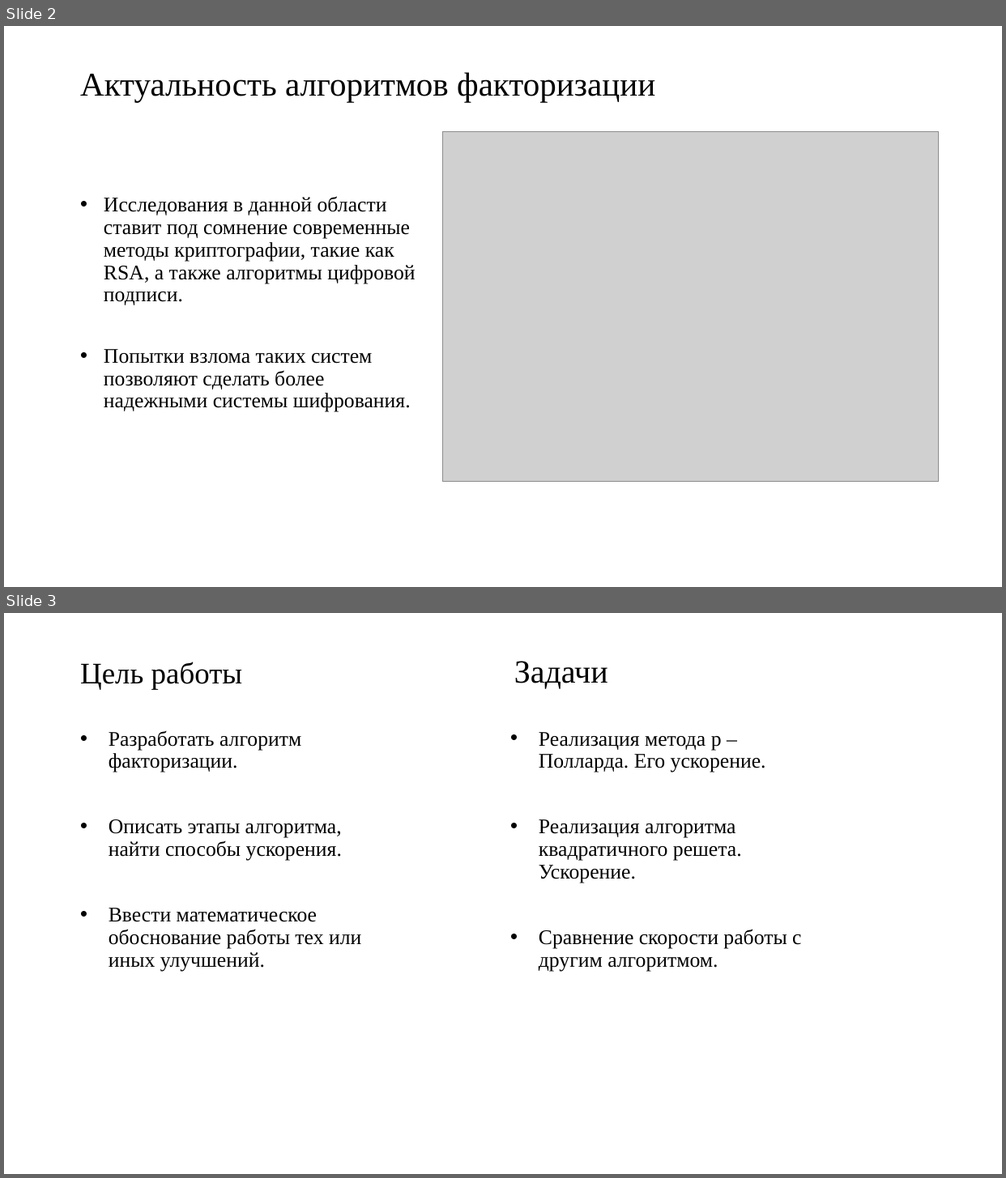
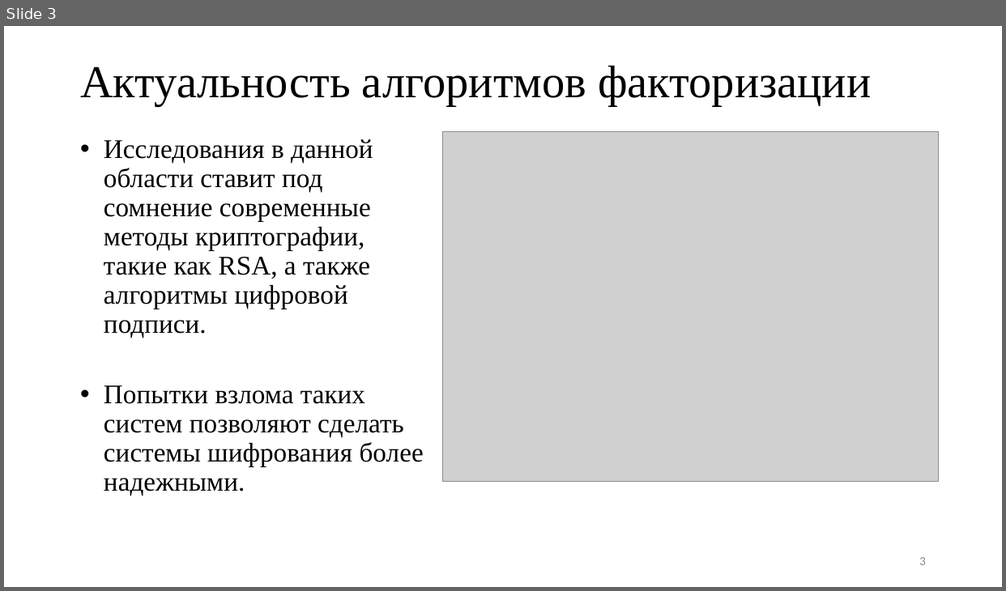
Before and after one commit to pagamov/VKR, a slide deck: Гамов Павел Диплом.pptx. Shown one above the other, each under a label of ours: slides 2 and 3 before the commit, slide 3 after it. The pictures are 1006x1178 and 1006x591 pixels, drawn with LibreOffice and Linux fonts; fonts in the diff are those of the drawing; grey boxes stand for pictures. Boxes give left, top, right and bottom in pixels: in the first picture for what was removed or moved away, otherwise in the second. Text is boxed around its words. In the diff, an @@ line names an element or a change of style, - is before the commit and + after.

```diff
--- a/Гамов Павел Диплом.pptx
+++ b/Гамов Павел Диплом.pptx
@@ slide 3 removed at [4, 613, 1002, 1174], background #FFFFFF @@
@@ text removed at [514, 661, 608, 689] @@
-Задачи
@@ title removed at [80, 662, 243, 689] @@
-Цель работы
@@ text removed at [108, 731, 361, 971] @@
-• Разработать алгоритм факторизации.
-• Описать этапы алгоритма, найти способы ускорения.
-• Ввести математическое обоснование работы тех или иных улучшений.
@@ text removed at [539, 732, 801, 971] @@
-• Реализация метода p – Полларда. Его ускорение.
-• Реализация алгоритма квадратичного решета. Ускорение.
-• Сравнение скорости работы с другим алгоритмом.
@@ what was slide 2 is now slide 3 @@
@@ slide 3 changed as well @@
@@ title "Актуальность алгоритмов факторизации": place and size @@
-title "Актуальность алгоритмов факторизации" at [80, 72, 655, 102]
+title "Актуальность алгоритмов факторизации" at [80, 65, 871, 107]
@@ title "Актуальность алгоритмов факторизации" at [80, 65, 871, 107]: size 32 to 44 pt @@
@@ text at [104, 139, 373, 339]: size 20 to 25.9 pt in "Исследования в данной области ставит под сомнение ..." @@
@@ text at [104, 386, 424, 497]: text changed; size 20 to 25.9 pt @@
-• Попытки взлома таких систем позволяют сделать более надежными системы шифрования.
+• Попытки взлома таких систем позволяют сделать системы шифрования более надежными.
@@ page number added at [919, 557, 926, 565], 12 pt, text #8C8C8C @@
+3
```
Also in this commit, not shown: 10 other slides changed, 10 slides added, 1 other slide removed.
